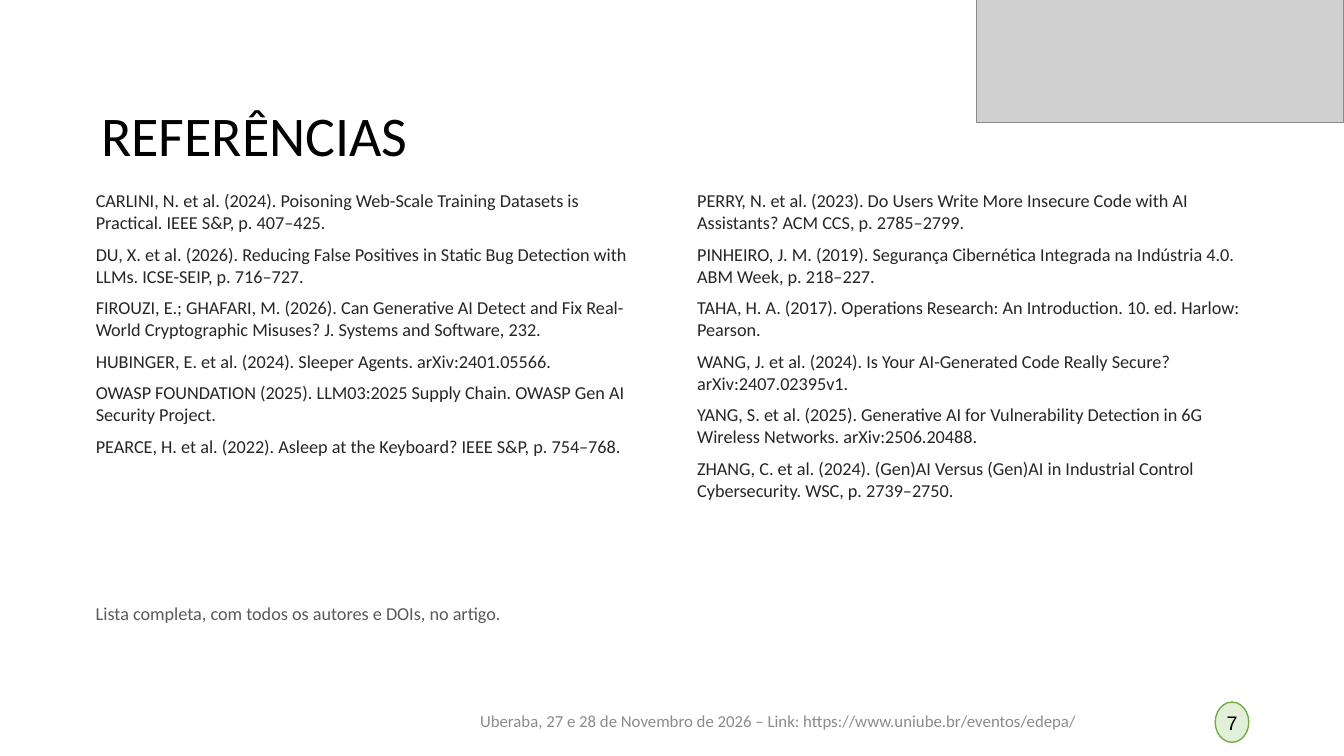
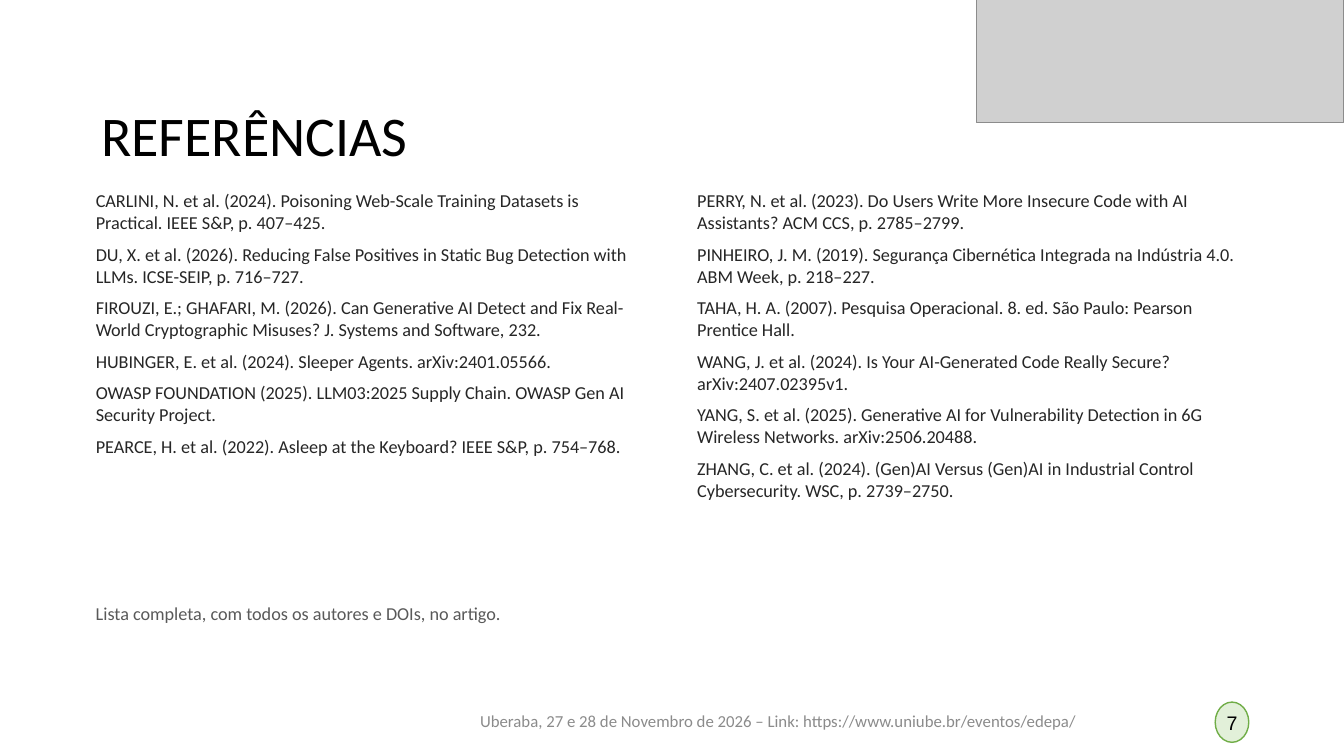
Before and after one commit to germanoafb/edepa-devsecops-simplex, a slide deck: slide 7 of apresentacao/Apresentacao EDEPA 2026 - Germano Augusto Freitas Barbosa.pptx. Drawn at 1344x756 pixels with LibreOffice and Linux fonts; fonts in the diff are those of the drawing; grey boxes stand for pictures. Boxes give left, top, right and bottom in pixels: in the first picture for what was removed or moved away, otherwise in the second. Text is boxed around its words. In the diff, an @@ line names an element or a change of style, - is before the commit and + after.

```diff
--- a/apresentacao/Apresentacao EDEPA 2026 - Germano Augusto Freitas Barbosa.pptx
+++ b/apresentacao/Apresentacao EDEPA 2026 - Germano Augusto Freitas Barbosa.pptx
@@ text at box(697, 301, 1192, 336): text changed @@
-TAHA, H. A. (2017). Operations Research: An Introduction. 10. ed. Harlow: Pearson.
+TAHA, H. A. (2007). Pesquisa Operacional. 8. ed. São Paulo: Pearson Prentice Hall.
```
Also in this commit, not shown: 1 other slide changed, 9 other files.
